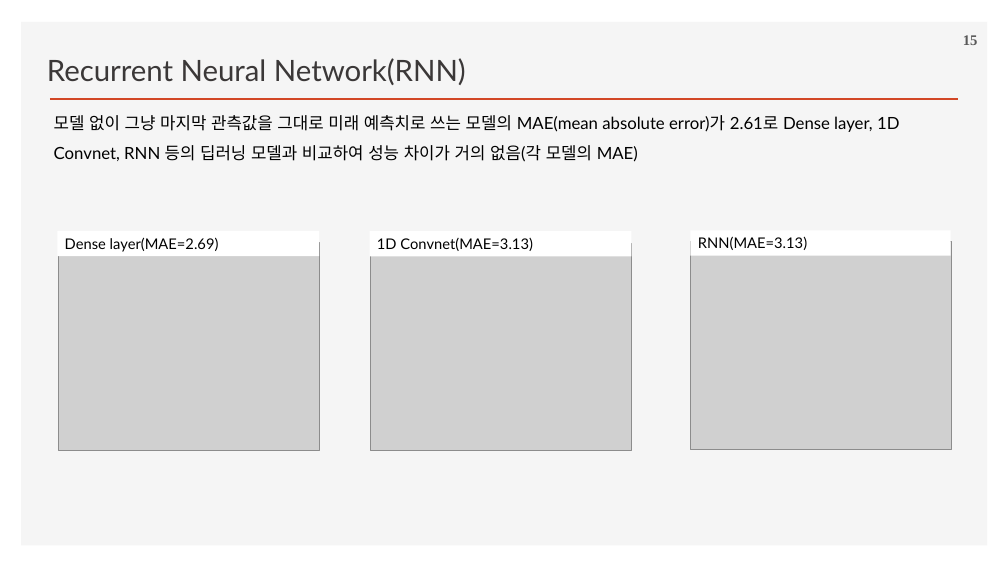
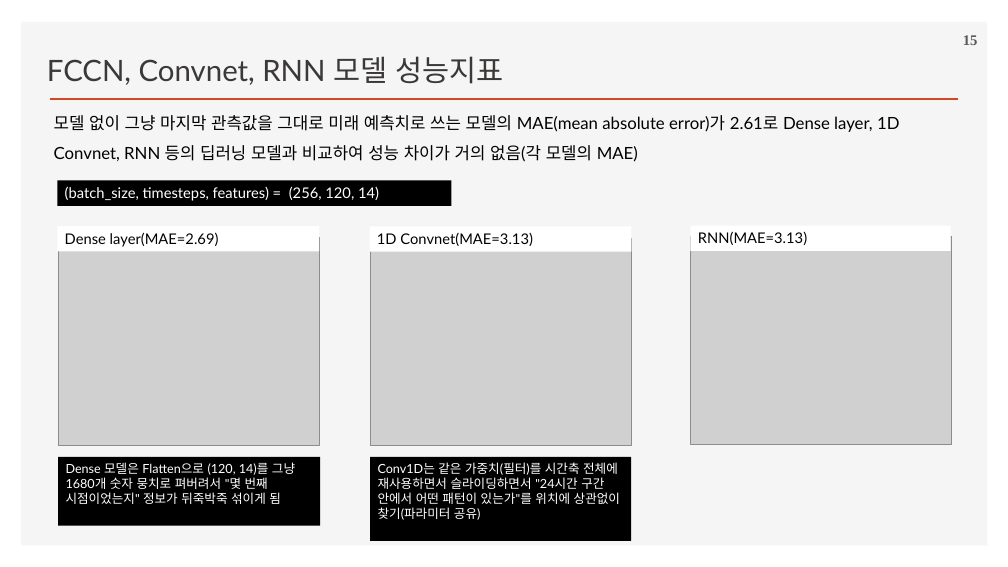
Before and after one commit to ancestor9/2026_Fall_Deep-Learning-with-Python, a slide deck: slide 15 of Chapter 13 Timeseries forecasting.pptx. Drawn at 1008x567 pixels with LibreOffice and Linux fonts; fonts in the diff are those of the drawing; grey boxes stand for pictures; background and template pictures are left out. Boxes give left, top, right and bottom in pixels: in the first picture for what was removed or moved away, otherwise in the second. Text is boxed around its words. In the diff, an @@ line names an element or a change of style, - is before the commit and + after.

```diff
--- a/Chapter 13 Timeseries forecasting.pptx
+++ b/Chapter 13 Timeseries forecasting.pptx
@@ text at [47,56,503,85]: text changed @@
-Recurrent Neural Network(RNN)
+FCCN, Convnet, RNN 모델 성능지표
@@ rectangle added at [57,181,451,206], fill #000000, 14 pt, text #FFFFFF @@
+(batch_size, timesteps, features) = (256, 120, 14)
@@ 3 pictures, 3 rectangles: place and size @@
-3 pictures, 3 rectangles at [57,231,951,451]
+3 pictures, 3 rectangles at [57,225,951,446]
@@ rectangle added at [58,457,320,526], fill #000000, 12 pt, text #FFFFFF @@
+Dense 모델은 Flatten으로 (120, 14)를 그냥 1680개 숫자 뭉치로 펴버려서 "몇 번째 시점이었는지" 정보가 뒤죽박죽 섞이게 됨
@@ rectangle added at [371,457,631,541], fill #000000, 12 pt, text #FFFFFF @@
+Conv1D는 같은 가중치(필터)를 시간축 전체에 재사용하면서 슬라이딩하면서 "24시간 구간 안에서 어떤 패턴이 있는가"를 위치에 상관없이 찾기(파라미터 공유)
```
Also in this commit, not shown: 1 other slide changed, 3 slides added, 1 slide removed.
